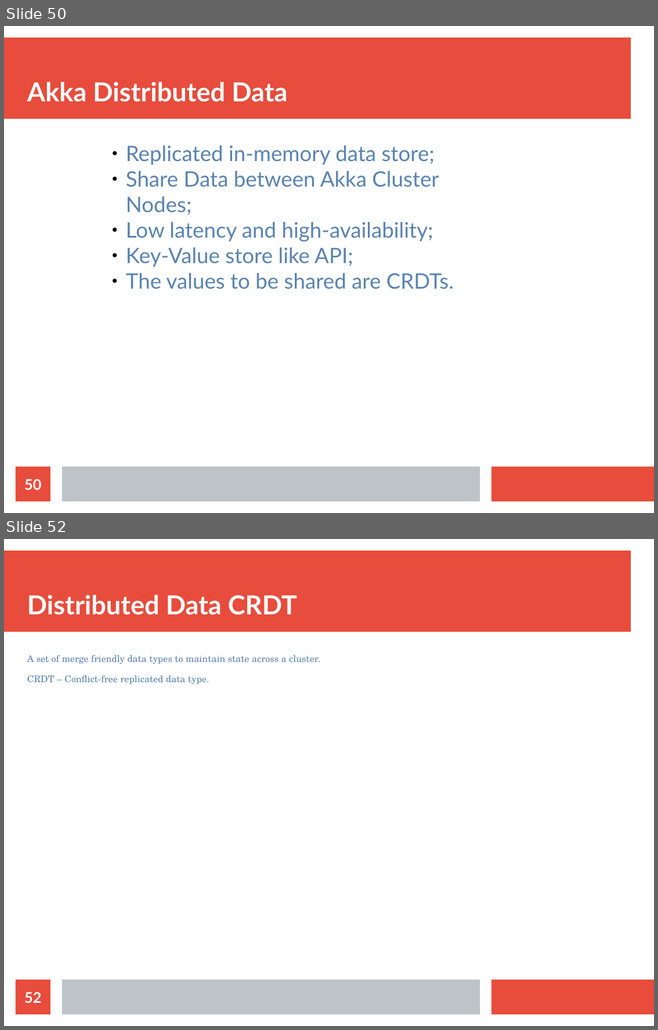
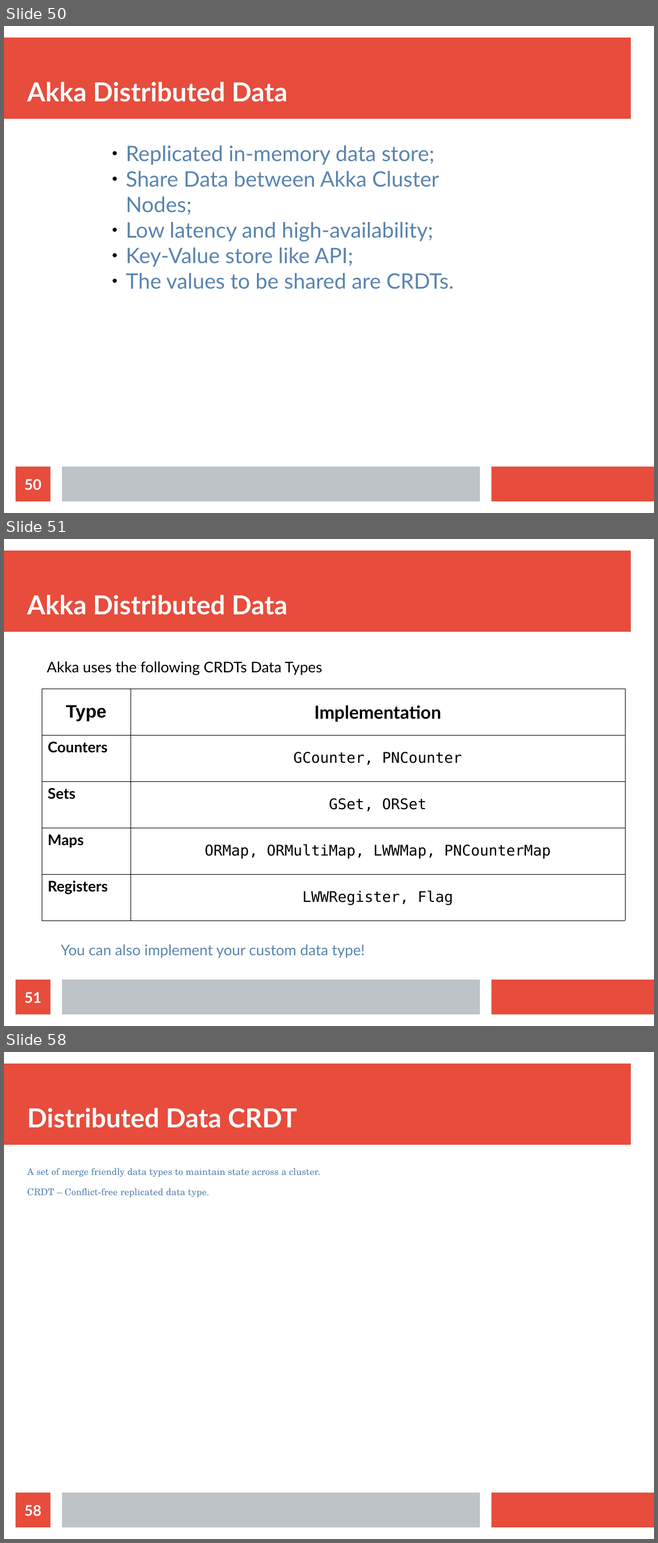
Before and after one commit to bytemania/akka-java-cluster, a slide deck: src/main/resources/res/presentation.odp. Shown one above the other, each under a label of ours: slides 50 and 52 before the commit, slides 50, 51 and 58 after it; the slides between them are not shown. The pictures are 658x1030 and 658x1543 pixels, drawn with LibreOffice and Linux fonts; fonts in the diff are those of the drawing. Boxes give left, top, right and bottom in pixels: in the first picture for what was removed or moved away, otherwise in the second. Text is boxed around its words. In the diff, an @@ line names an element or a change of style, - is before the commit and + after.

```diff
--- a/src/main/resources/res/presentation.odp
+++ b/src/main/resources/res/presentation.odp
@@ slide 51 added at [4, 539, 654, 1026], background #FFFFFF; not listed: 3 template elements that a slide beside it also shows @@
@@ title added at [27, 595, 287, 615], 32 pt, text #FFFFFF, bold @@
+Akka Distributed Data
@@ text added at [47, 661, 322, 675], 18 pt, text #000000 @@
+Akka uses the following CRDTs Data Types
@@ table added at [42, 689, 625, 921], 5 rows, 2 columns @@
+Type | Implementation
+Counters | GCounter, PNCounter
+Sets | GSet, ORSet
+Maps | ORMap, ORMultiMap, LWWMap, PNCounterMap
+Registers | LWWRegister, Flag
@@ text added at [61, 944, 365, 958], 18 pt, text #5983B0 @@
+You can also implement your custom data type!
@@ page number added at [16, 980, 50, 1015], fill #E74C3C, 18 pt, text #FFFFFF, bold @@
+51
@@ what was slide 52 is now slide 58 @@
@@ page number at [24, 1505, 41, 1516]: text changed @@
-52
+58
```
Also in this commit, not shown: 2 slides changed, 4 other slides added, 5 other files.
